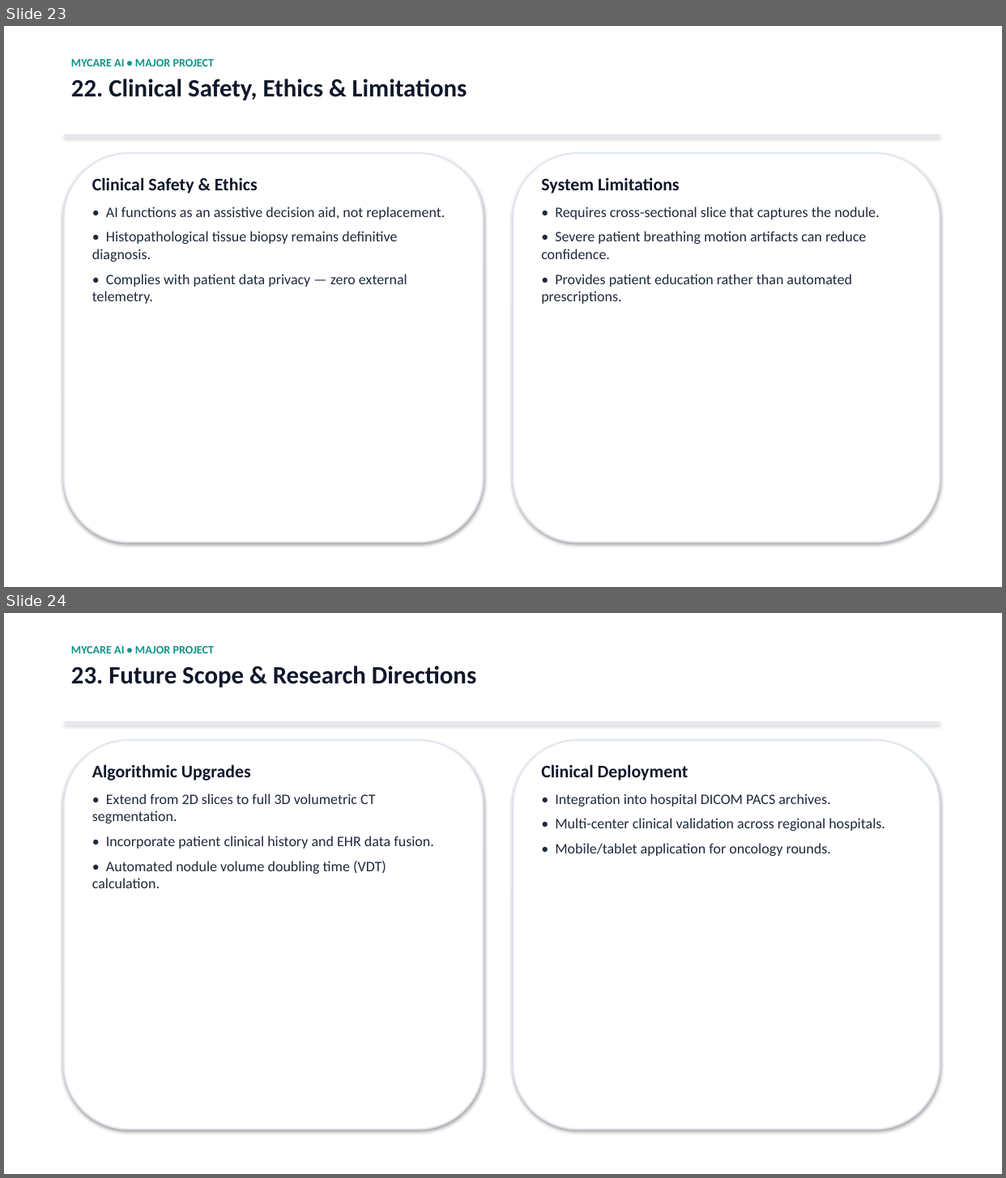
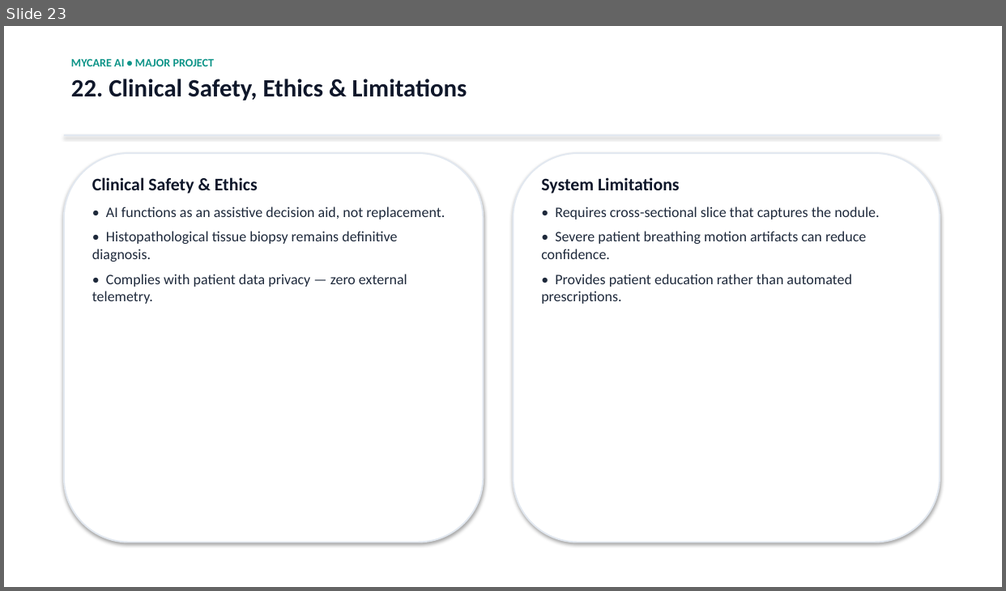
Before and after one commit to vinithram2/MyCare-Lung-Cancer-Detection, a slide deck: Project_Documents/MyCare_Lung_Cancer_Detection_Full.pptx. Shown one above the other, each under a label of ours: slides 23 and 24 before the commit, slide 23 after it. The pictures are 1006x1178 and 1006x591 pixels, drawn with LibreOffice and Linux fonts; fonts in the diff are those of the drawing. Boxes give left, top, right and bottom in pixels: in the first picture for what was removed or moved away, otherwise in the second. Text is boxed around its words. In the diff, an @@ line names an element or a change of style, - is before the commit and + after.

Commit message:
Remove future scope slide as all project deliverables are complete

```diff
--- a/Project_Documents/MyCare_Lung_Cancer_Detection_Full.pptx
+++ b/Project_Documents/MyCare_Lung_Cancer_Detection_Full.pptx
@@ slide 24 removed at (x1=4, y1=613, x2=1002, y2=1174), background #FFFFFF @@
@@ text removed at (x1=71, y1=645, x2=476, y2=688) @@
-MYCARE AI • MAJOR PROJECT
-23. Future Scope & Research Directions
@@ rectangle removed at (x1=64, y1=722, x2=940, y2=724) @@
@@ rounded rectangle removed at (x1=64, y1=740, x2=484, y2=1130) @@
@@ rounded rectangle removed at (x1=513, y1=740, x2=940, y2=1130) @@
@@ text removed at (x1=92, y1=764, x2=434, y2=888) @@
-Algorithmic Upgrades
-• Extend from 2D slices to full 3D volumetric CT segmentation.
-• Incorporate patient clinical history and EHR data fusion.
-• Automated nodule volume doubling time (VDT) calculation.
@@ text removed at (x1=541, y1=764, x2=885, y2=856) @@
-Clinical Deployment
-• Integration into hospital DICOM PACS archives.
-• Multi-center clinical validation across regional hospitals.
-• Mobile/tablet application for oncology rounds.
```
Also in this commit, not shown: 1 slide changed, 1 other file.
